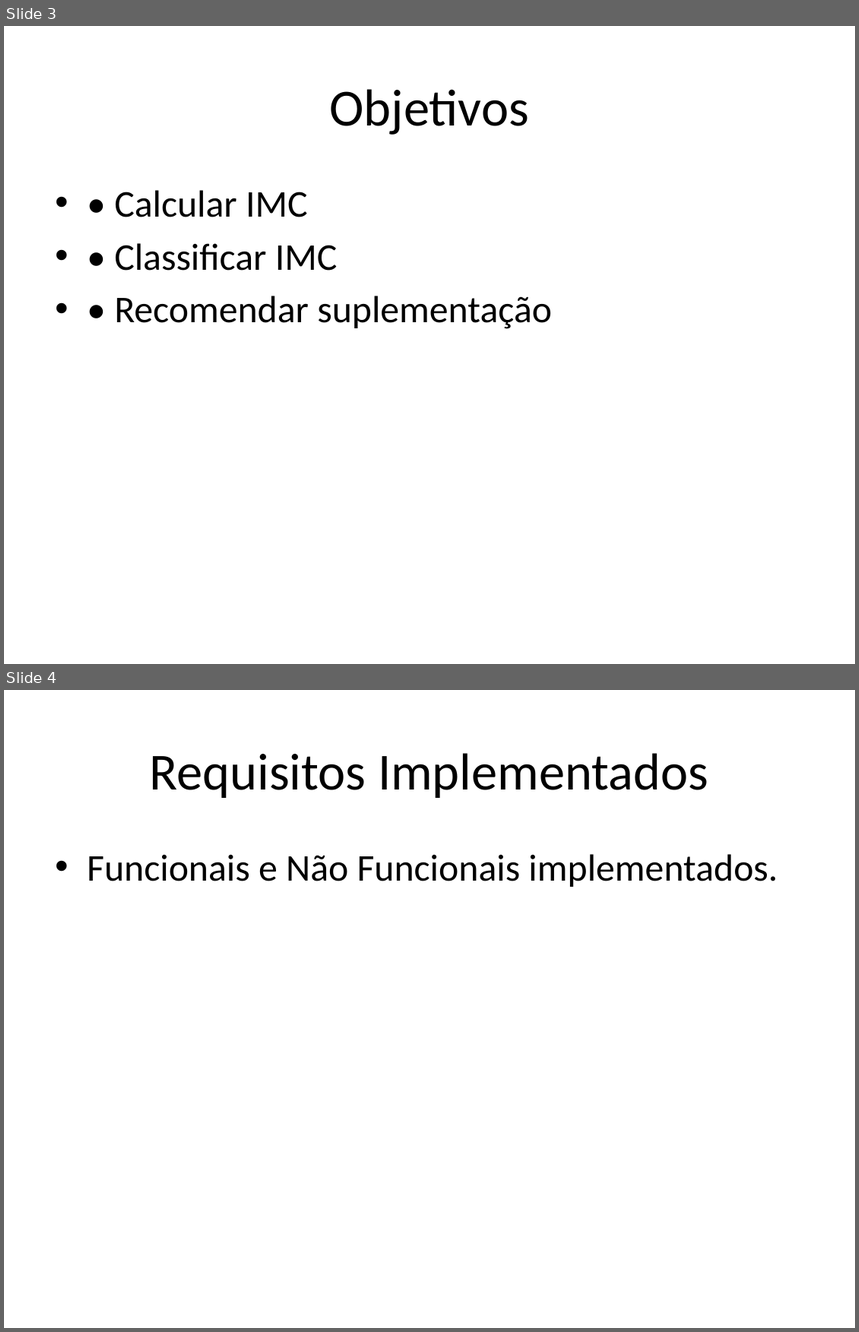
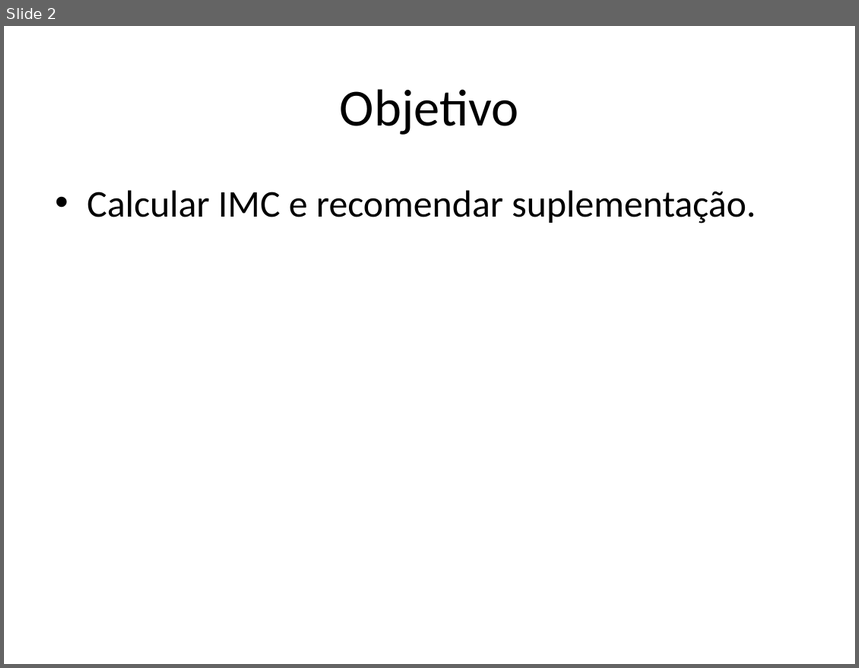
Before and after one commit to PowerTruee/projeto-ufcd-10790, a slide deck: assets/apresentacao.pptx. Shown one above the other, each under a label of ours: slides 3 and 4 before the commit, slide 2 after it. The pictures are 859x1332 and 859x668 pixels, drawn with LibreOffice and Linux fonts; fonts in the diff are those of the drawing. Boxes give left, top, right and bottom in pixels: in the first picture for what was removed or moved away, otherwise in the second. Text is boxed around its words. In the diff, an @@ line names an element or a change of style, - is before the commit and + after.

```diff
--- a/assets/apresentacao.pptx
+++ b/assets/apresentacao.pptx
@@ slide 4 removed at [4, 690, 855, 1328], background #FFFFFF @@
@@ title removed at [150, 753, 709, 798] @@
-Requisitos Implementados
@@ text removed at [87, 854, 778, 887] @@
-• Funcionais e Não Funcionais implementados.
@@ what was slide 3 is now slide 2 @@
@@ slide 2 changed as well @@
@@ title at [340, 89, 519, 135]: text changed @@
-Objetivos
+Objetivo
@@ text at [87, 190, 756, 224]: text changed @@
-• • Calcular IMC
-• • Classificar IMC
-• • Recomendar suplementação
+• Calcular IMC e recomendar suplementação.
```
Also in this commit, not shown: 3 other slides changed, 4 slides added, 4 other slides removed, 1 other file.
